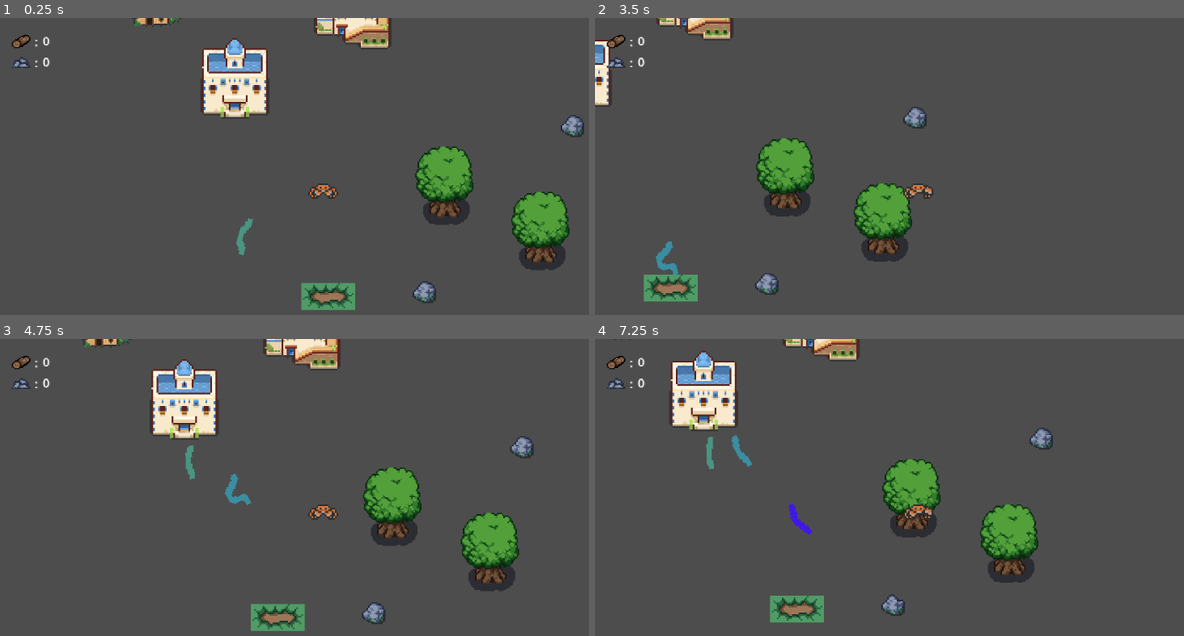
Above: before the commit, frames 1-4 (two rows, left to right).
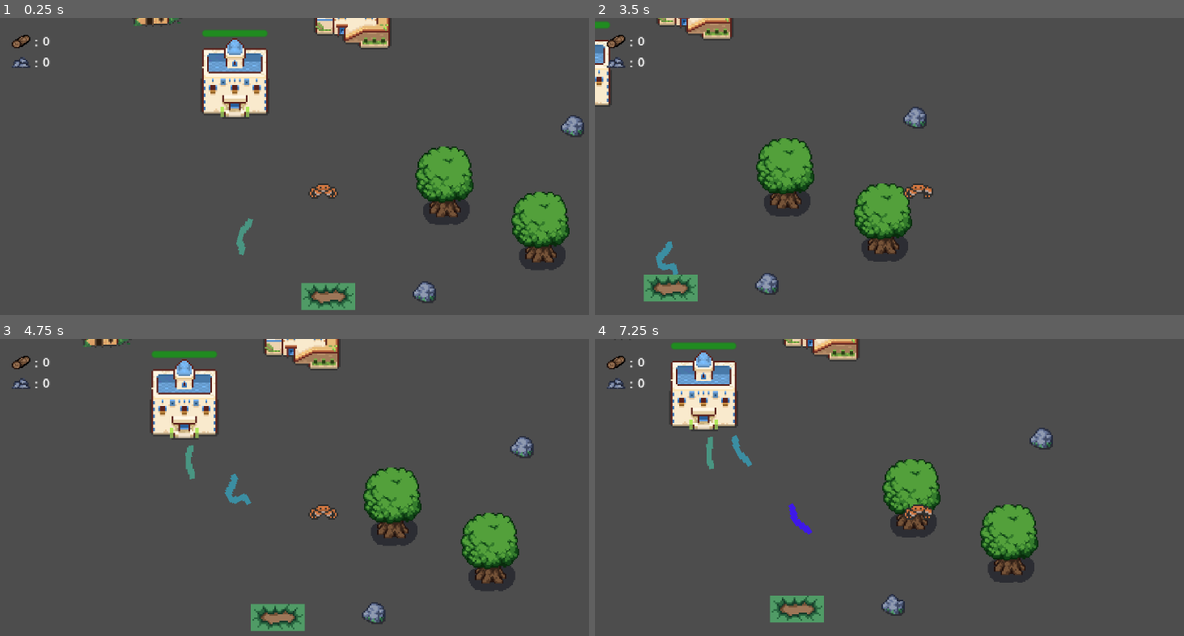
Above: after the commit, the same moments.

Repository: Bodin-IM/godot-game-gruppe-2
Game: Godot game, scene res://scenes/preWorld.tscn
Same seed, same stepped clock (60 frames per second), same inputs: the game is played once before the commit and once after it.
Inputs:
- Up to frame 1 (0.25 s): no input
- Up to frame 2 (3.5 s): hold Right (right) 0.53-1.28 s; tap Space (attack) every 0.75 s from 0.6 to 2.85 s; hold Down (down) 1.28-2.03 s; hold Right (right) 2.03-2.78 s; hold Up (up) from 2.78 s (still down)
- Up to frame 3 (4.75 s): release Up (up) at 3.53 s; hold Left (left) from 3.53 s (still down); tap Space (attack) at 3.6, 4.35 s
- Up to frame 4 (7.25 s): release Left (left) at 5.03 s; hold Down (down) 5.03-5.78 s; tap Space (attack) at 5.1, 5.85, 6.6 s; hold Right (right) 5.78-6.53 s; hold Up (up) from 6.53 s (still down)

The runs differ from the first frame. In frame 1, 0.2% of the frame differs, in the area x 34-46%, y 4-7%; in frame 2, less than 0.1%; in frame 3, 0.2%; in frame 4, 0.3%, in the area x 12-25%, y 1-4%.

Commit message:
GUI for main building
Health bar for main building

Diff:
--- a/buildings/scenes/main_building.tscn
+++ b/buildings/scenes/main_building.tscn
@@ -19,3 +19,12 @@
 
 [node name="Sprite2D" type="Sprite2D" parent="Area2D"]
 texture = ExtResource("1_k63w7")
+
+[node name="ProgressBar" type="ProgressBar" parent="Area2D/Sprite2D"]
+modulate = Color(0, 1, 0, 1)
+offset_left = -20.0
+offset_top = -29.0
+offset_right = 19.0
+offset_bottom = -25.0
+theme_override_font_sizes/font_size = 1
+show_percentage = false
--- a/buildings/scripts/main_building.gd
+++ b/buildings/scripts/main_building.gd
@@ -1,3 +1,25 @@
 extends Node2D
 
+@onready var progressbar = $Area2D/Sprite2D/ProgressBar
+
 var hp = 100
+var max_hp = hp
+
+func _ready():
+	progressbar.max_value = max_hp
+
+func _physics_process(delta):
+	progressbar.value = hp
+
+	if (hp > 70):
+		progressbar.modulate = "#00ff00"
+
+	if (hp < 70):
+		progressbar.modulate = "#ffff00"
+
+	if (hp < 30):
+		progressbar.modulate = "#de0000"
+
+
+func on_hit():
+	hp -= 3
--- a/scenes/player.tscn
+++ b/scenes/player.tscn
@@ -244,6 +244,7 @@
 metadata/_edit_use_anchors_ = true
 
 [node name="GridContainer" type="GridContainer" parent="Camera2D/Control"]
+layout_mode = 0
 offset_left = -240.0
 offset_top = -96.0
 offset_right = -160.0
Binary file added: assets/objects/green 5.png
Not shown, added: assets/objects/green 5.png.import
Binary file added: assets/objects/green 6.png
Not shown, added: assets/objects/green 6.png.import
Binary file added: assets/objects/yellow 4.png
Not shown, added: assets/objects/yellow 4.png.import
Not shown: 1 places in scenes/player.tscn that only renumber resources
